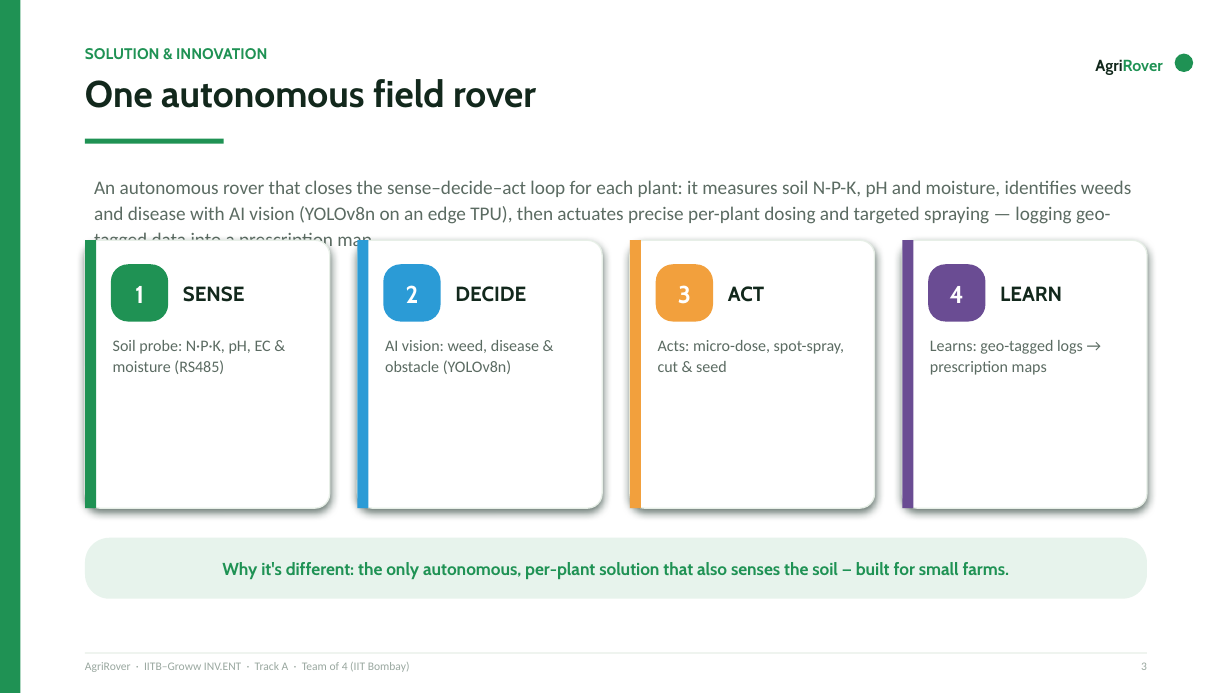
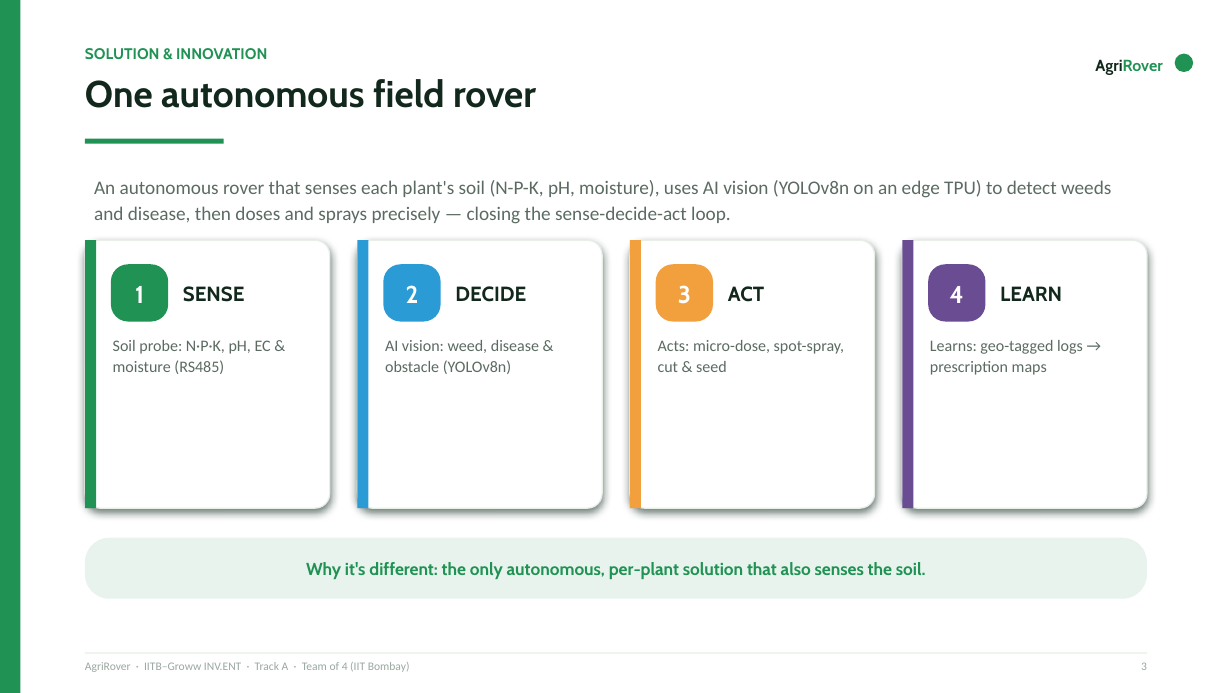
Before and after one commit to aman123825/agrobot, a slide deck: slide 3 of AgriRover_GrowwxIITB.pptx. Drawn at 1232x693 pixels with LibreOffice and Linux fonts; fonts in the diff are those of the drawing. Boxes give left, top, right and bottom in pixels: in the first picture for what was removed or moved away, otherwise in the second. Text is boxed around its words. In the diff, an @@ line names an element or a change of style, - is before the commit and + after.

```diff
--- a/AgriRover_GrowwxIITB.pptx
+++ b/AgriRover_GrowwxIITB.pptx
@@ text at (x1=94, y1=180, x2=1111, y2=224): text changed @@
-An autonomous rover that closes the sense–decide–act loop for each plant: it measures soil N-P-K, pH and moisture, identifies weeds and disease with AI vision (YOLOv8n on an edge TPU), then actuates precise per-plant dosing and targeted spraying — logging geo-tagged data into a prescription map.
+An autonomous rover that senses each plant's soil (N-P-K, pH, moisture), uses AI vision (YOLOv8n on an edge TPU) to detect weeds and disease, then doses and sprays precisely — closing the sense-decide-act loop.
@@ text at (x1=306, y1=562, x2=926, y2=579): text changed @@
-Why it's different: the only autonomous, per-plant solution that also senses the soil — built for small farms.
+Why it's different: the only autonomous, per-plant solution that also senses the soil.
```
Also in this commit, not shown: 1 other slide changed.
